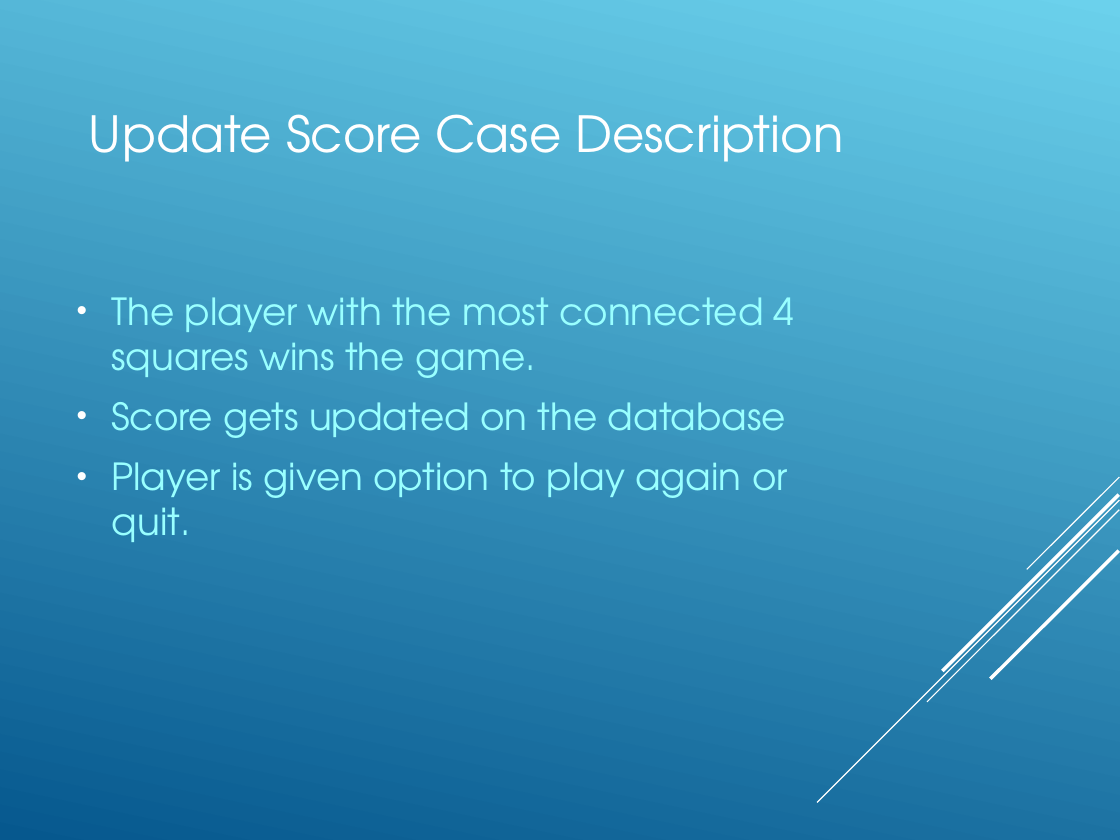
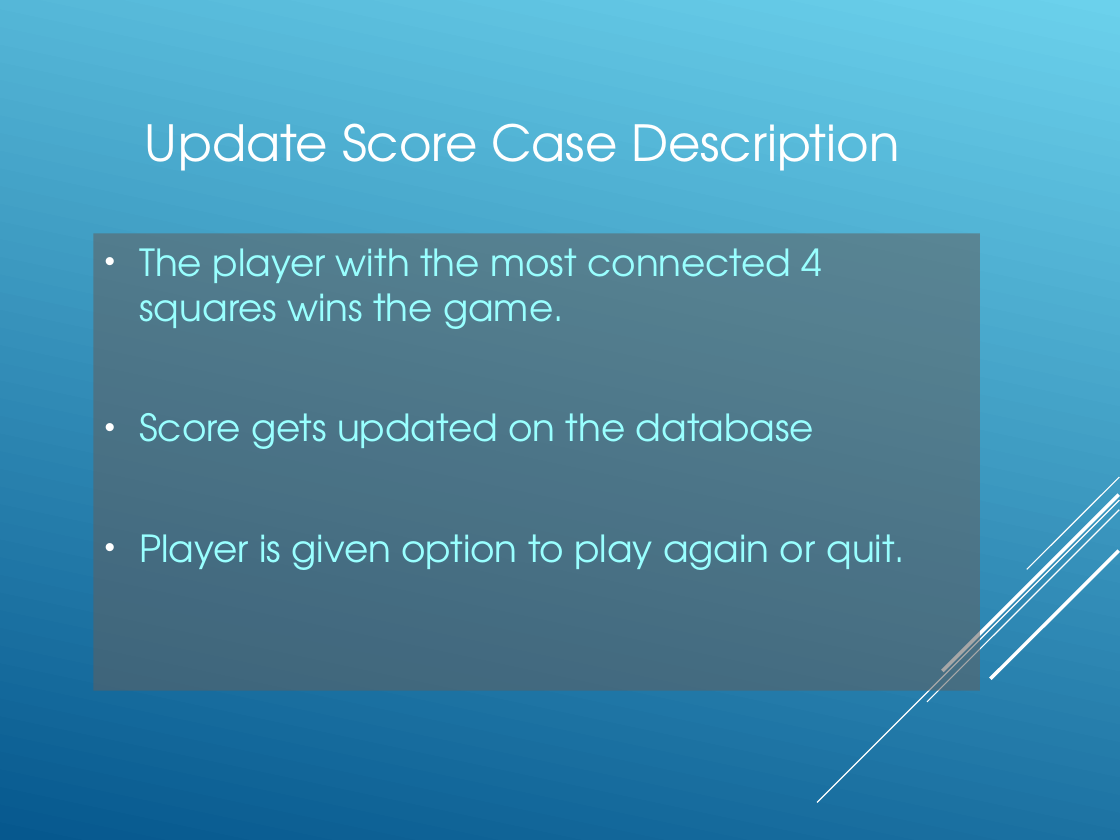
Before and after one commit to Amatarasu/A-Team, a slide deck: slide 28 of Power.Point.Presentation-bk.ppt. Drawn at 1120x840 pixels with LibreOffice and Linux fonts; fonts in the diff are those of the drawing. Boxes give left, top, right and bottom in pixels: in the first picture for what was removed or moved away, otherwise in the second. Text is boxed around its words. In the diff, an @@ line names an element or a change of style, - is before the commit and + after.

Commit message:
Fixed some formatting stuff on the powerpoint, its easier on the eyes and the formating was messy

```diff
--- a/Power.Point.Presentation-bk.ppt
+++ b/Power.Point.Presentation-bk.ppt
@@ background gradient #6BD1EC to #06588E to gradient #06588E to #6BD1EC @@
@@ title "Update Score Case Description": place and size @@
-title "Update Score Case Description" at [89,114,843,162]
+title "Update Score Case Description" at [145,123,899,171]
@@ rectangle "The player with the most ...": place and size @@
-rectangle "The player with the most ..." at [111,297,795,542]
+rectangle "The player with the most ..." at [93,233,980,690]
@@ rectangle "The player with the most ..." at [93,233,980,690]: fill none to #606060 at 55% opacity @@
```
Also in this commit, not shown: 34 other slides changed.
